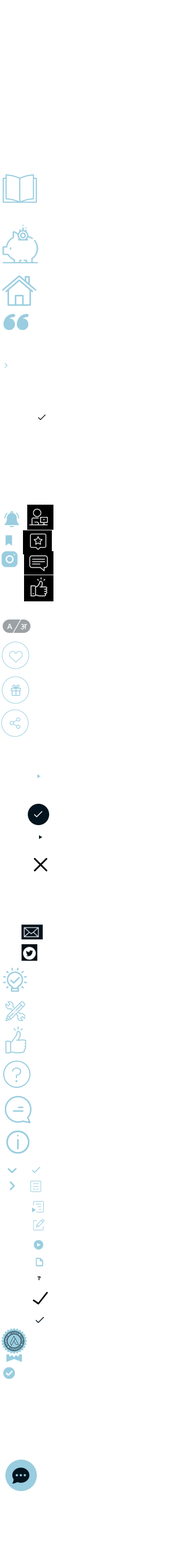
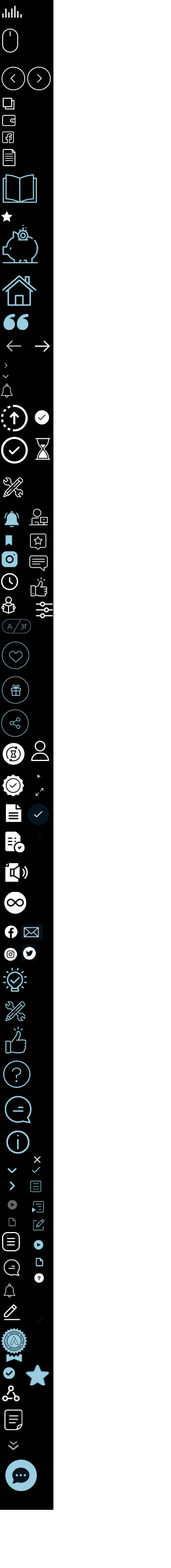
Layer changes from the first 171px x 1568px image to the second:
added layer "star" in group "Artboard 1" over box(25, 1365, 54, 1386)
showed "Layer 1" over box(0, 0, 54, 1510)
